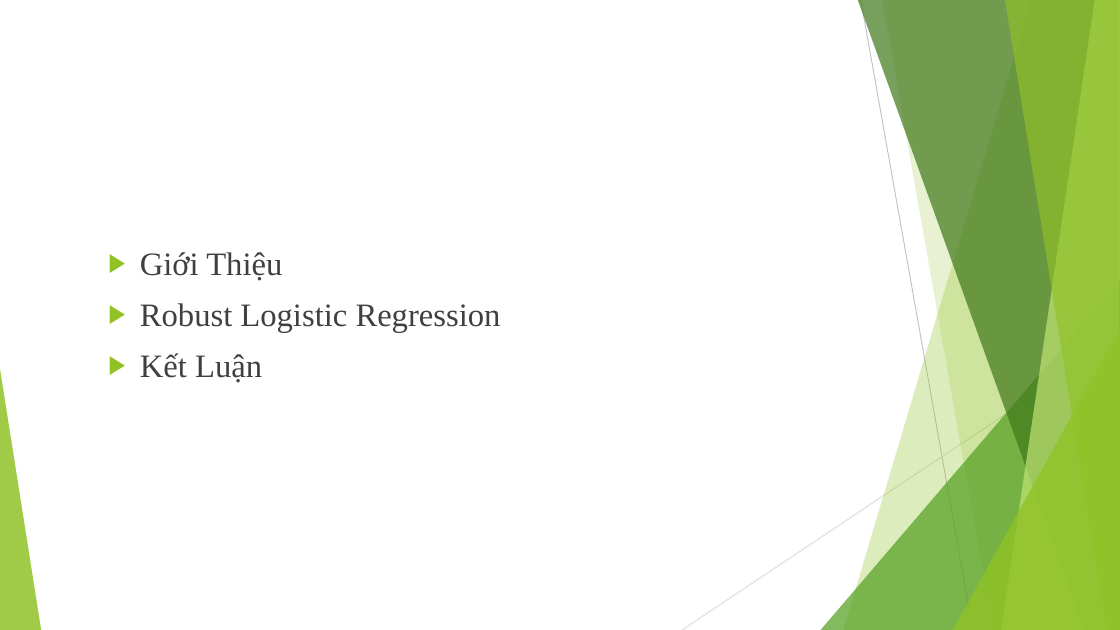
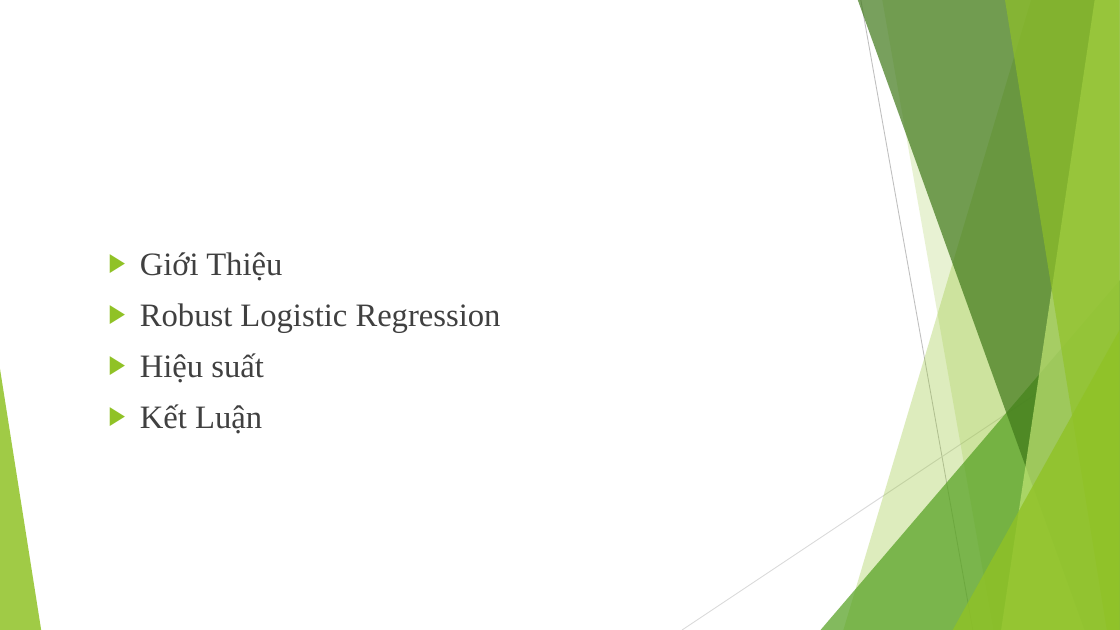
Before and after one commit to giangptdev/Project-3, a slide deck: slide 2 of slides.pptx. Drawn at 1120x630 pixels with LibreOffice and Linux fonts; fonts in the diff are those of the drawing. Boxes give left, top, right and bottom in pixels: in the first picture for what was removed or moved away, otherwise in the second. Text is boxed around its words. In the diff, an @@ line names an element or a change of style, - is before the commit and + after.

Commit message:
Presentation

```diff
--- a/slides.pptx
+++ b/slides.pptx
@@ text at [140,353,264,383]: paragraph added @@
+▶ Hiệu suất
```
